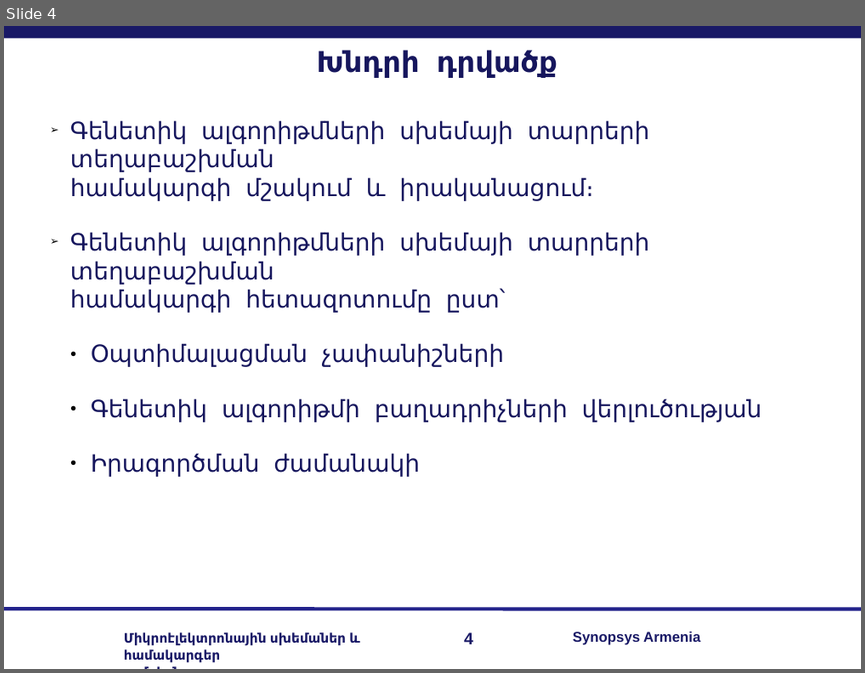
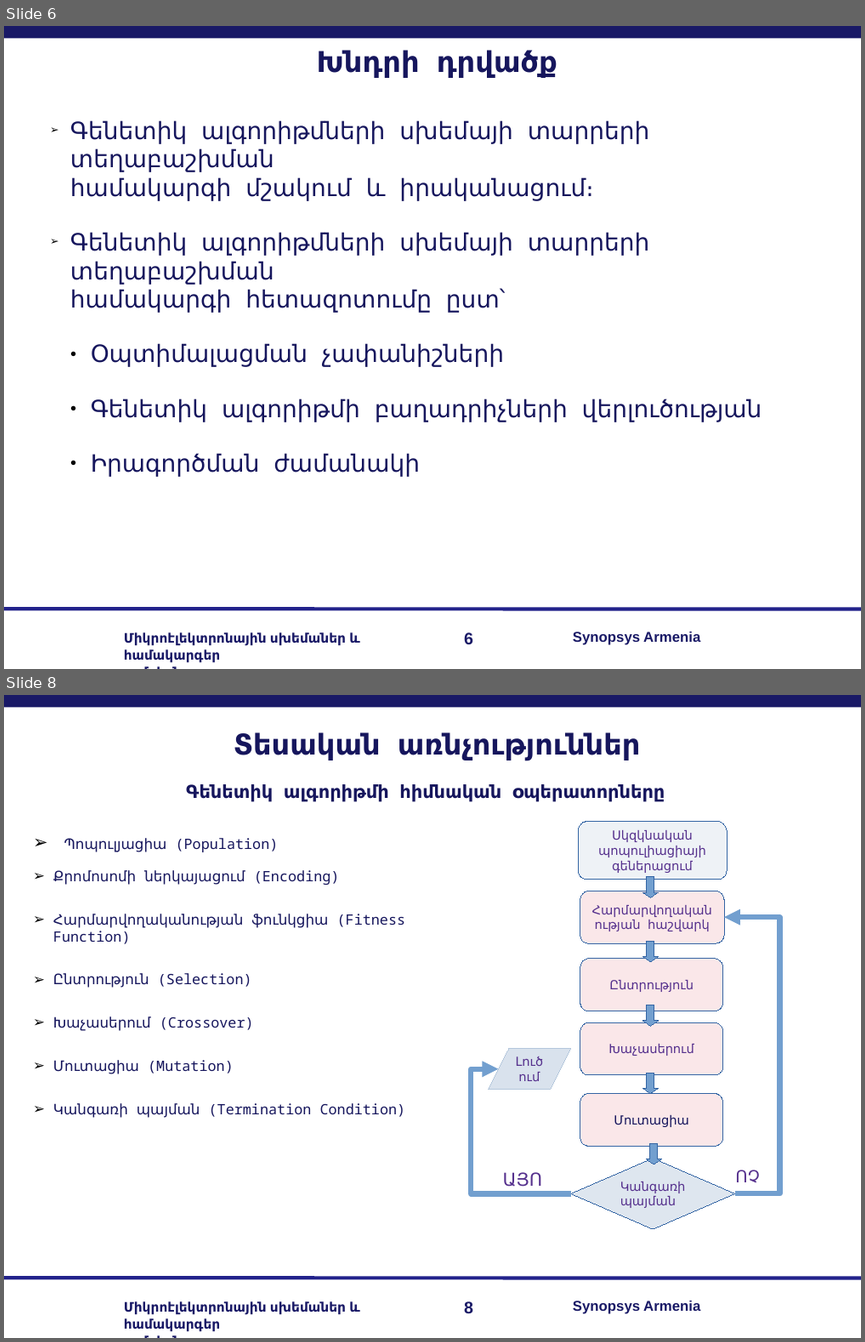
Before and after one commit to lomikist/diploma, a slide deck: reserches/հիմնական/Arman Sargsyan.odp. Shown one above the other, each under a label of ours: slide 4 before the commit, slides 6 and 8 after it; the slides between them are not shown. The pictures are 865x673 and 865x1342 pixels, drawn with LibreOffice and Linux fonts; fonts in the diff are those of the drawing; background and template pictures are left out. Boxes give left, top, right and bottom in pixels: in the first picture for what was removed or moved away, otherwise in the second. Text is boxed around its words. In the diff, an @@ line names an element or a change of style, - is before the commit and + after.

```diff
--- a/reserches/հիմնական/Arman Sargsyan.odp
+++ b/reserches/հիմնական/Arman Sargsyan.odp
@@ slide 8 added at (4,695,861,1338), background #FFFFFF; not listed: 5 template elements that a slide beside it also shows @@
@@ text added at (234,732,640,760), 24 pt, text #16165D, bold @@
+Տեսական առնչություններ
@@ text added at (186,784,665,802), 15 pt, text #16165D, bold @@
+Գենետիկ ալգորիթմի հիմնական օպերատորները
@@ rounded rectangle added at (578,821,727,879), fill #DEE6EF at 50% opacity, outline #3465A4 0 pt, 10.5 pt, text #55308D @@
+Սկզկնական պոպուլիացիայի
+գեներացում
@@ text added at (53,838,406,1117), 12 pt, text #16165D @@
+➢ Պոպուլյացիա (Population)
+➢ Քրոմոսոմի ներկայացում (Encoding)
+➢ Հարմարվողականության ֆունկցիա (Fitness Function)
+➢ Ընտրություն (Selection)
+➢ Խաչասերում (Crossover)
+➢ Մուտացիա (Mutation)
+➢ Կանգառի պայման (Termination Condition)
@@ rounded rectangle added at (579,891,724,942), fill #F7D1D5 at 50% opacity, outline #3465A4 0 pt, 10.5 pt, text #55308D @@
+Հարմարվողականության հաշվարկ
@@ down arrow added at (643,877,658,897), fill #729FCF, outline #3465A4 0 pt @@
@@ elbow arrow added from (735, 1194) to (724, 917), #729FCF 4.51 pt @@
@@ down arrow added at (643,941,658,961), fill #729FCF, outline #3465A4 0 pt @@
@@ rounded rectangle added at (579,958,723,1010), fill #F7D1D5 at 50% opacity, outline #3465A4 0 pt, 10.5 pt, text #55308D @@
+Ընտրություն
@@ rounded rectangle added at (579,1022,723,1075), fill #F7D1D5 at 50% opacity, outline #3465A4 0 pt, 10.5 pt, text #55308D @@
+Խաչասերում
@@ down arrow added at (643,1005,658,1026), fill #729FCF, outline #3465A4 0 pt @@
@@ parallelogram added at (488,1049,570,1089), fill #B4C7DC at 50% opacity, outline #B4C7DC 0 pt, 10.5 pt, text #55308D @@
+Լուծում
@@ elbow arrow added from (570, 1194) to (499, 1068), #729FCF 4.51 pt @@
@@ down arrow added at (643,1073,658,1094), fill #729FCF, outline #3465A4 0 pt @@
@@ rounded rectangle added at (579,1094,723,1145), fill #F7D1D5 at 50% opacity, outline #3465A4 0 pt, 10.5 pt, text #16165D @@
+Մուտացիա
@@ down arrow added at (647,1143,662,1163), fill #729FCF, outline #3465A4 0 pt @@
@@ text added at (503,1172,543,1186), 15 pt, text #55308D @@
+ԱՅՈ
@@ diamond added at (570,1157,735,1229), fill #DEE6EF, outline #3465A4 0 pt, 10.5 pt, text #55308D @@
+Կանգառի պայման
@@ text added at (735,1169,759,1183), 14 pt, text #55308D @@
+ՈՉ
@@ what was slide 4 is now slide 6 @@
@@ page number at (464,632,473,644): text changed @@
-4
+6
```
Also in this commit, not shown: 3 slides changed, 8 other slides added, 4 slides removed, 10 other files.
